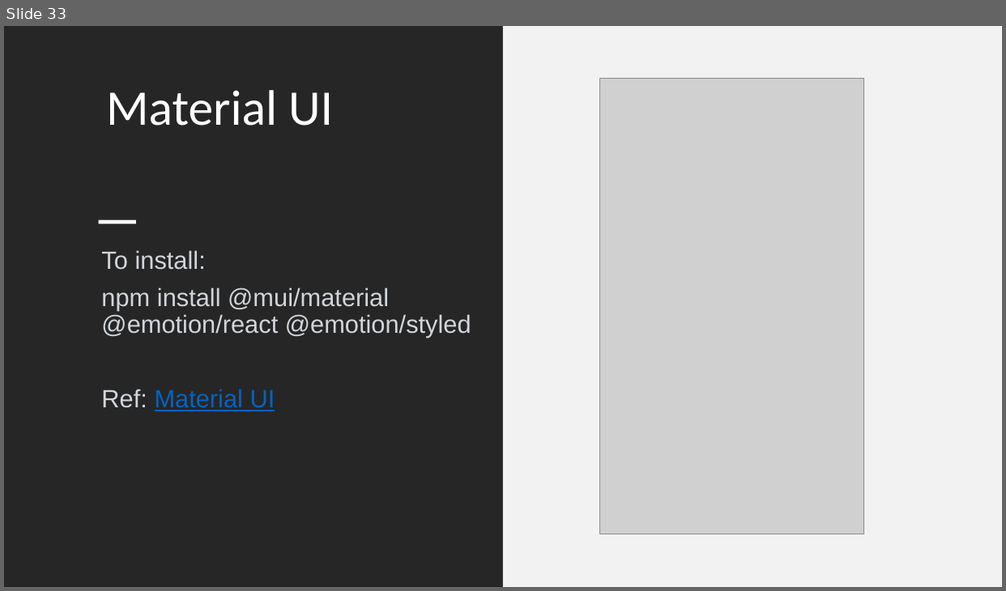
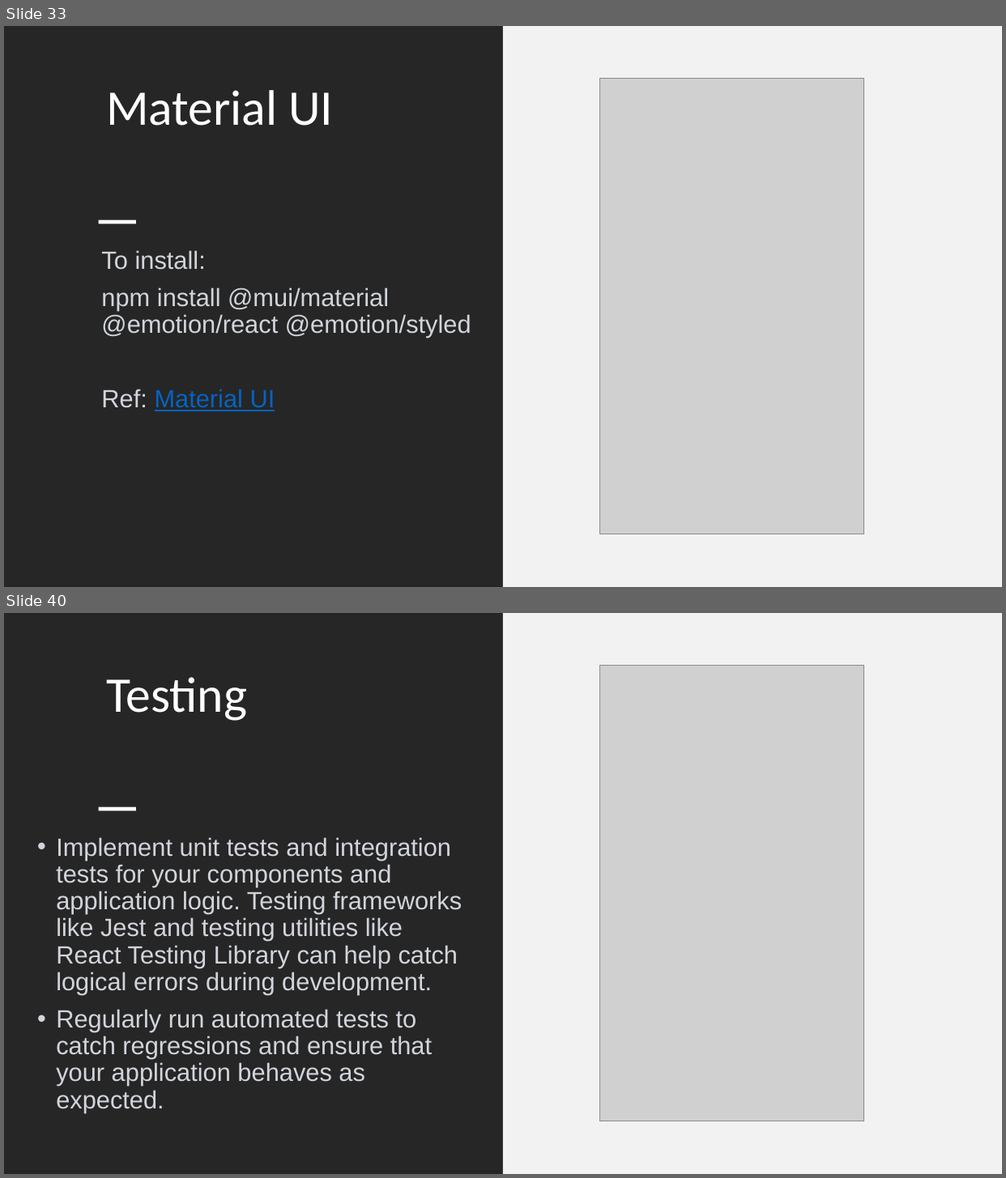
Before and after one commit to SivaPrasannaS/skg, a slide deck: react/study_materials/React.pptx. Shown one above the other, each under a label of ours: slide 33 before the commit, slides 33 and 40 after it; the slides between them are not shown. The pictures are 1006x591 and 1006x1178 pixels, drawn with LibreOffice and Linux fonts; fonts in the diff are those of the drawing; grey boxes stand for pictures. Boxes give left, top, right and bottom in pixels: in the first picture for what was removed or moved away, otherwise in the second. Text is boxed around its words. In the diff, an @@ line names an element or a change of style, - is before the commit and + after.

Commit message:
Updated content in react ppt

```diff
--- a/react/study_materials/React.pptx
+++ b/react/study_materials/React.pptx
@@ slide 40 added at (4,613,1002,1174), background #FFFFFF @@
@@ rectangle added at (4,613,503,1174), fill #262626 @@
@@ rectangle added at (503,613,1002,1174), fill #F2F2F2 @@
@@ title added at (106,677,247,721), 48 pt, text #FFFFFF @@
+Testing
@@ picture added at (600,666,865,1122) @@
@@ rectangle added at (98,807,136,811), fill #FFFFFF @@
@@ text added at (56,837,462,1113), 24 pt, text #D1D5DB @@
+• Implement unit tests and integration tests for your components and application logic. Testing frameworks like Jest and testing utilities like React Testing Library can help catch logical errors during development.
+• Regularly run automated tests to catch regressions and ensure that your application behaves as expected.
```
Also in this commit, not shown: 9 other slides added, 7 other files.
